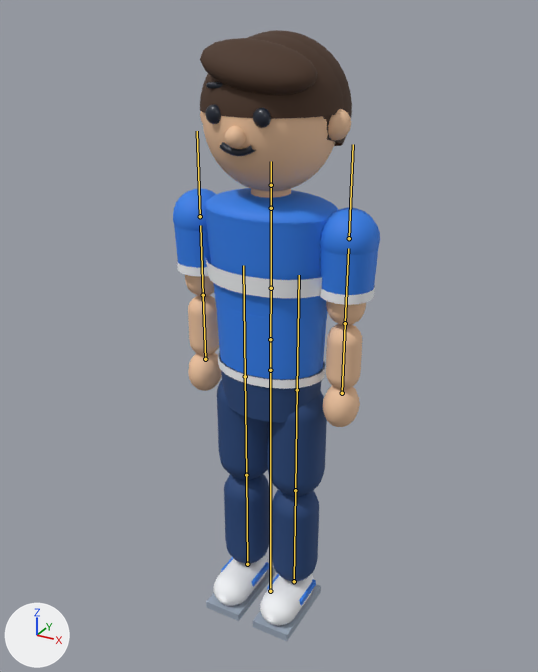
Two versions of the glTF model assets/models/human-character.glb, one commit apart.
Camera for both pictures: a 50 mm camera at (1.074, -1.967, 2.056) aimed at (0.002, -0.016, 1.081). The lights are fixed; the arrows at lower left show +X, +Y and +Z. The older version comes first. The bones that bend it are drawn over the model as lines.

Objects in the first picture: 'Body_accent', 'Body_hair', 'Body_pants', 'Body_shirt', 'Body_shoes', 'Body_skin', 'Body_sole', 'Face'.
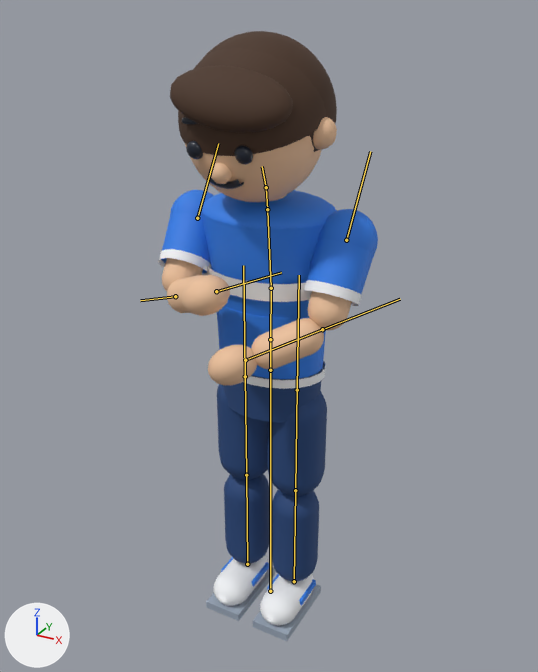
The newer file adds an action. The first version stands in its rest pose; the second is drawn at frame 20 of the action 'TakeTablet'.

Diff of the bpy script that builds the scene:
```diff
--- a/assets/models/human-character.glb.py
+++ b/assets/models/human-character.glb.py
@@ bone_chest @@
 bone_chest = bpy.data.objects['AquaMate'].pose.bones['Chest']  # child of 'Spine'
-bone_chest.rotation_quaternion = (1.0, 0.0, 0.0, 0.0)  # degrees (0, 0, 0)
+bone_chest.rotation_quaternion = (0.999, 0.04, 0.0, 0.0)  # degrees (5, 0, 0)
@@ bone_neck @@
 bone_neck = bpy.data.objects['AquaMate'].pose.bones['Neck']  # child of 'Chest'
-bone_neck.rotation_quaternion = (1.0, 0.0, 0.0, 0.0)  # degrees (0, 0, 0)
+bone_neck.rotation_quaternion = (1.0, 0.03, 0.0, 0.0)  # degrees (3, 0, 0)
@@ bone_head @@
 bone_head = bpy.data.objects['AquaMate'].pose.bones['Head']  # child of 'Neck'
-bone_head.rotation_quaternion = (1.0, 0.0, 0.0, 0.0)  # degrees (0, 0, 0)
+bone_head.rotation_quaternion = (0.994, 0.11, 0.0, 0.0)  # degrees (13, 0, 0)
@@ bone_upperarm_l @@
 bone_upperarm_l = bpy.data.objects['AquaMate'].pose.bones['UpperArm_L']  # child of 'Chest'
-bone_upperarm_l.rotation_quaternion = (1.0, 0.0, 0.0, 0.0)  # degrees (0, 0, 0)
+bone_upperarm_l.rotation_quaternion = (0.956, -0.292, -0.001, -0.015)  # degrees (-34, -1, -2)
@@ bone_lowerarm_l @@
 bone_lowerarm_l = bpy.data.objects['AquaMate'].pose.bones['LowerArm_L']  # child of 'UpperArm_L'
-bone_lowerarm_l.rotation_quaternion = (1.0, 0.0, 0.0, 0.0)  # degrees (0, 0, 0)
+bone_lowerarm_l.rotation_quaternion = (0.886, -0.115, 0.112, -0.434)  # degrees (-18, 6, -53)
@@ bone_upperarm_r @@
 bone_upperarm_r = bpy.data.objects['AquaMate'].pose.bones['UpperArm_R']  # child of 'Chest'
-bone_upperarm_r.rotation_quaternion = (1.0, 0.0, 0.0, 0.0)  # degrees (0, 0, 0)
+bone_upperarm_r.rotation_quaternion = (0.929, -0.369, 0.002, 0.041)  # degrees (-43, 2, 4)
@@ bone_lowerarm_r @@
 bone_lowerarm_r = bpy.data.objects['AquaMate'].pose.bones['LowerArm_R']  # child of 'UpperArm_R'
-bone_lowerarm_r.rotation_quaternion = (1.0, 0.0, 0.0, 0.0)  # degrees (0, 0, 0)
+bone_lowerarm_r.rotation_quaternion = (0.676, -0.1, -0.238, 0.69)  # degrees (-28, -11, 94)
@@ bone_hand_r @@
 bone_hand_r = bpy.data.objects['AquaMate'].pose.bones['Hand_R']  # child of 'LowerArm_R'
-bone_hand_r.rotation_quaternion = (1.0, 0.0, 0.0, 0.0)  # degrees (0, 0, 0)
+bone_hand_r.rotation_quaternion = (0.064, 0.261, 0.139, -0.953)  # degrees (-16, 31, -177)
```

What differs and where, as boxes (x1, y1, x2, y2) in the pictures (538 x 672 px):
'Body_shirt', posed
    before: (173, 188, 380, 606)
    after: (161, 190, 378, 606)
'Body_skin', posed (16% shorter)
    before: (185, 109, 366, 427)
    after: (162, 117, 352, 385)
'Body_hair', posed (10% wider, 8% taller)
    before: (200, 30, 352, 146)
    after: (170, 31, 337, 156)
'Body_accent', posed (8% taller)
    before: (177, 259, 375, 389)
    after: (158, 249, 362, 389)
'Face', posed (7% wider)
    before: (205, 82, 271, 156)
    after: (182, 117, 253, 189)
bone 'Chest', root to tip
    before: (271, 288) to (271, 208)
    after: (271, 288) to (267, 209)
bone 'Neck', root to tip
    before: (271, 208) to (271, 185)
    after: (267, 209) to (266, 187)
bone 'Head', root to tip
    before: (271, 185) to (271, 161)
    after: (266, 187) to (262, 166)
bone 'UpperArm_L', root to tip
    before: (349, 238) to (353, 144)
    after: (346, 240) to (370, 151)
bone 'LowerArm_L', root to tip
    before: (345, 323) to (348, 248)
    after: (322, 329) to (400, 299)
bone 'UpperArm_R', root to tip
    before: (200, 216) to (197, 131)
    after: (197, 218) to (218, 143)
bone 'LowerArm_R', root to tip
    before: (203, 295) to (200, 225)
    after: (175, 296) to (140, 300)
bone 'Hand_R', root to tip
    before: (205, 359) to (203, 295)
    after: (216, 291) to (281, 272)
